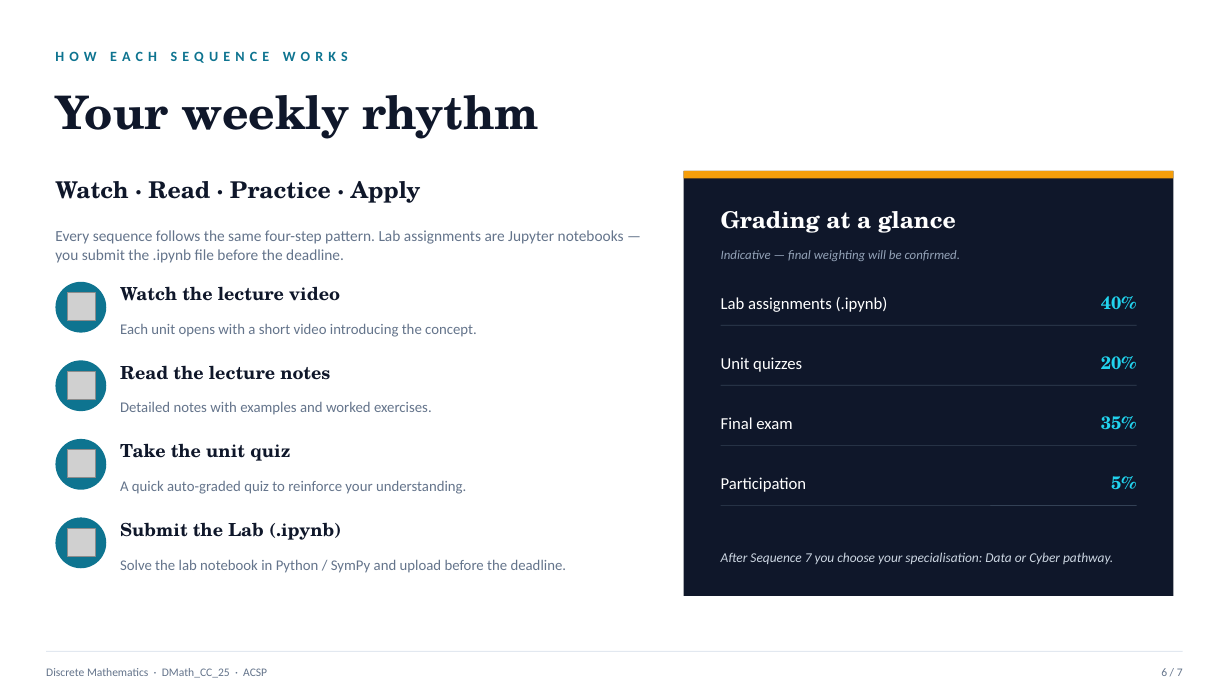
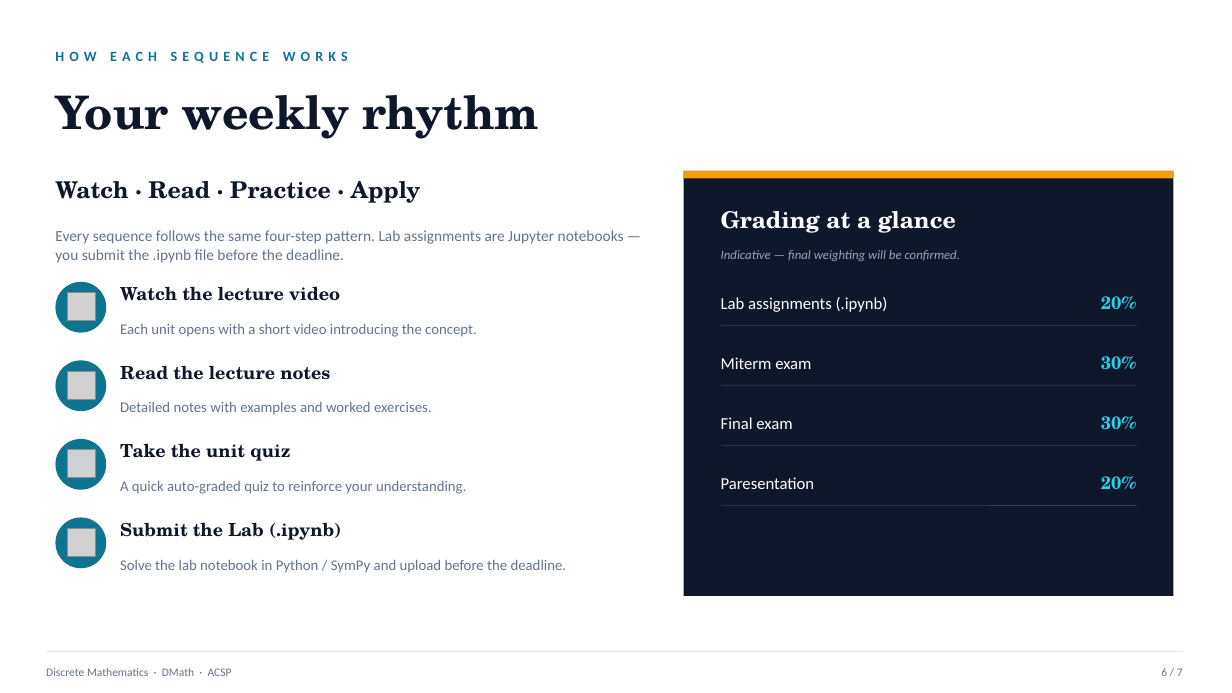
Before and after one commit to elhadiq/Discrete_mathematics, a slide deck: slide 6 of Presentation/Discrete_Math_ACSP_FirstMeeting.pptx. Drawn at 1232x693 pixels with LibreOffice and Linux fonts; fonts in the diff are those of the drawing; grey boxes stand for pictures. Boxes give left, top, right and bottom in pixels: in the first picture for what was removed or moved away, otherwise in the second. Text is boxed around its words. In the diff, an @@ line names an element or a change of style, - is before the commit and + after.

```diff
--- a/Presentation/Discrete_Math_ACSP_FirstMeeting.pptx
+++ b/Presentation/Discrete_Math_ACSP_FirstMeeting.pptx
@@ text "20%": place and size @@
-text "20%" at [1101,356,1137,369]
+text "20%" at [1101,296,1137,309]
@@ text removed at [1101,296,1137,309] @@
-40%
@@ text at [721,357,811,369]: text changed @@
-Unit quizzes
+Miterm exam
@@ text added at [1101,356,1137,370], 14 pt, text #22D3EE, bold @@
+30%
@@ text at [1101,416,1137,430]: text changed @@
-35%
+30%
@@ text at [721,477,814,489]: text changed @@
-Participation
+Paresentation
@@ text at [1101,476,1137,489]: text changed @@
-5%
+20%
@@ text removed at [721,552,1113,564] @@
-After Sequence 7 you choose your specialisation: Data or Cyber pathway.
@@ text at [46,668,232,676]: text changed @@
-Discrete Mathematics · DMath_CC_25 · ACSP
+Discrete Mathematics · DMath · ACSP
```
Also in this commit, not shown: 6 other slides changed, 11 other files.
